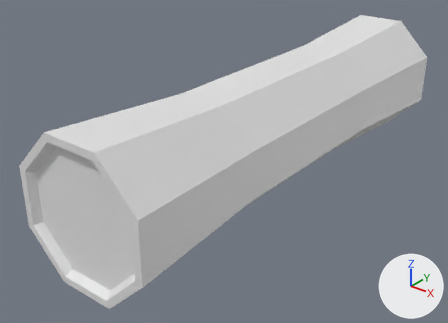
A saved change to the FBX model Hololens2.0/Assets/Models/Environment/Log/log.fbx.
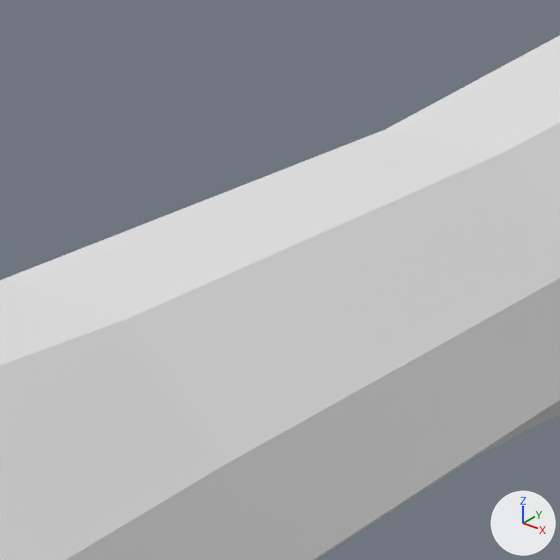
Each version is shown whole from a 50 mm camera at (5.694, -12.505, 2.464) aimed at (3.293, -9.504, 0.603), then close up on the part from 40% to 80% of the width and 1% to 57% of the height. The lights are fixed; the arrows at lower right show +X, +Y and +Z. Where no turn or scale is listed for an object, it has been applied to the vertices.

In view in the first close-up: 'Log'.
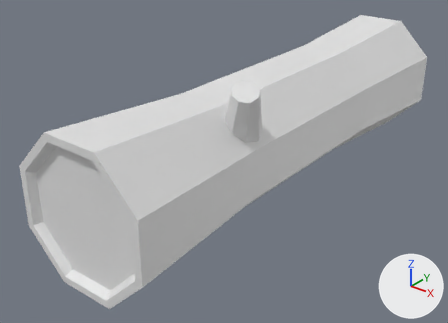
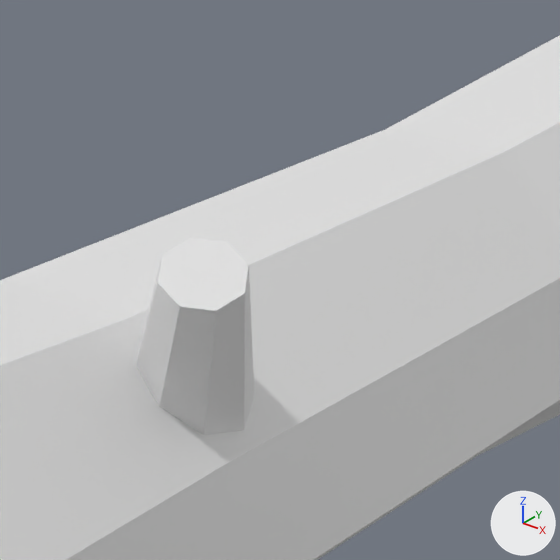
Commit message: log stuff

The change, as a list of edits to the scene's bpy script:
```text
Change me_cylinder_013:
    used by ob_log; location = (3.434, -9.209, 0.363)
    remove me_cylinder_013.from_pydata(...)  # 64 vertices, 62 faces; spans x -0.45..0.45, y -1.65..1.65, z 0.0..0.9
    add me_cylinder_013.from_pydata(...)  # 80 vertices, 73 faces; spans x -0.45..0.47, y -1.65..1.65, z 0.0..1.04
    me_cylinder_013 part 1: a new loose piece of 16 vertices spanning x 0.1..0.47, y -0.85..-0.45, z 0.54..1.04
```

Boxes [x1, y1, x2, y2] around the edits, measured in the close-ups (560 x 560 px):
part 1 of me_cylinder_013, added: after [136, 238, 254, 435]
